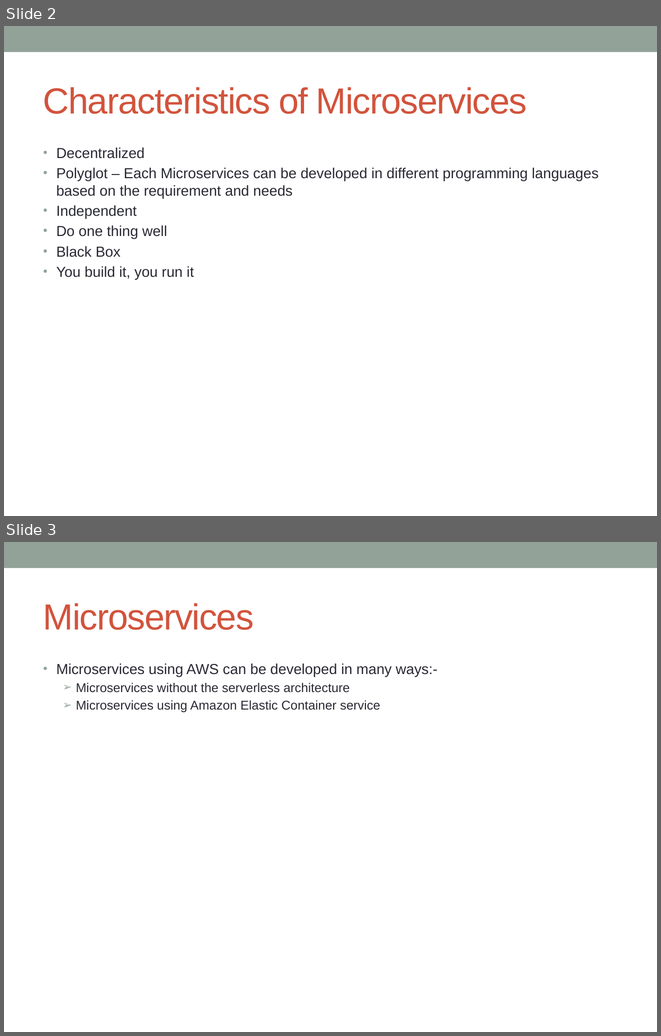
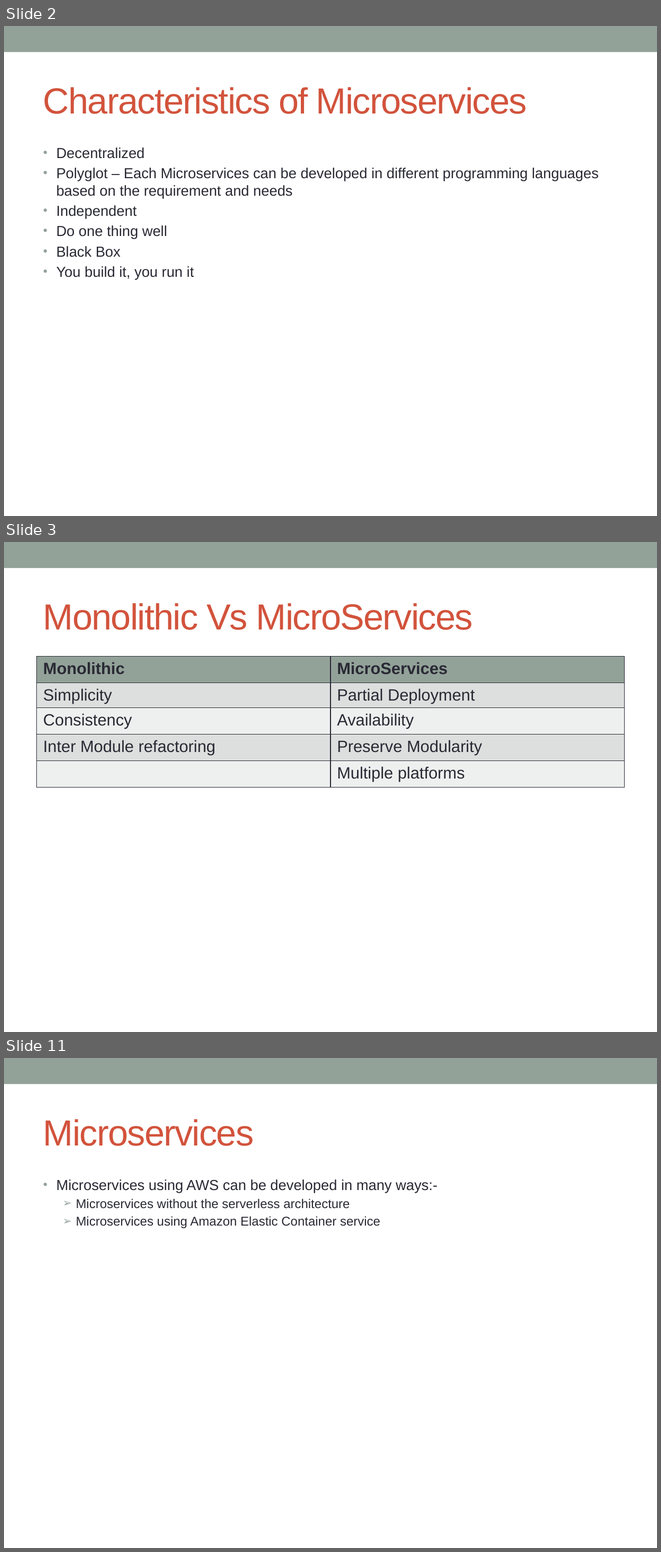
Before and after one commit to notionquest/ProjectDocumentation, a slide deck: Microservices_using_AWS.pptx. Shown one above the other, each under a label of ours: slides 2 and 3 before the commit, slides 2, 3 and 11 after it; the slides between them are not shown. The pictures are 661x1036 and 661x1552 pixels, drawn with LibreOffice and Linux fonts; fonts in the diff are those of the drawing. Boxes give left, top, right and bottom in pixels: in the first picture for what was removed or moved away, otherwise in the second. Text is boxed around its words. In the diff, an @@ line names an element or a change of style, - is before the commit and + after.

```diff
--- a/Microservices_using_AWS.pptx
+++ b/Microservices_using_AWS.pptx
@@ slide 3 added at bbox=[4, 542, 657, 1032], background #FFFFFF; not listed: 1 template element that a slide beside it also shows @@
@@ title added at bbox=[43, 603, 473, 630], 40 pt, text #D2533C @@
+Monolithic Vs MicroServices
@@ table added at bbox=[37, 656, 624, 788], 5 rows, 2 columns @@
+Monolithic | MicroServices
+Simplicity | Partial Deployment
+Consistency | Availability
+Inter Module refactoring | Preserve Modularity
+ | Multiple platforms
@@ what was slide 3 is now slide 11 @@
```
Also in this commit, not shown: 1 slide changed, 10 other slides added.
